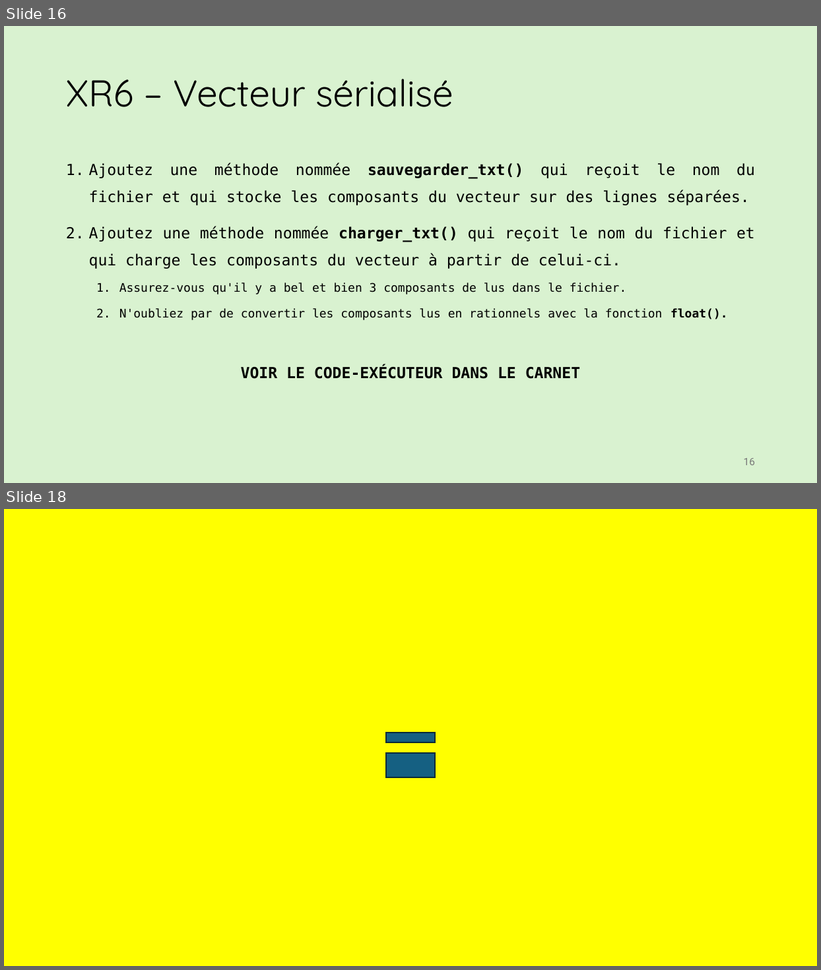
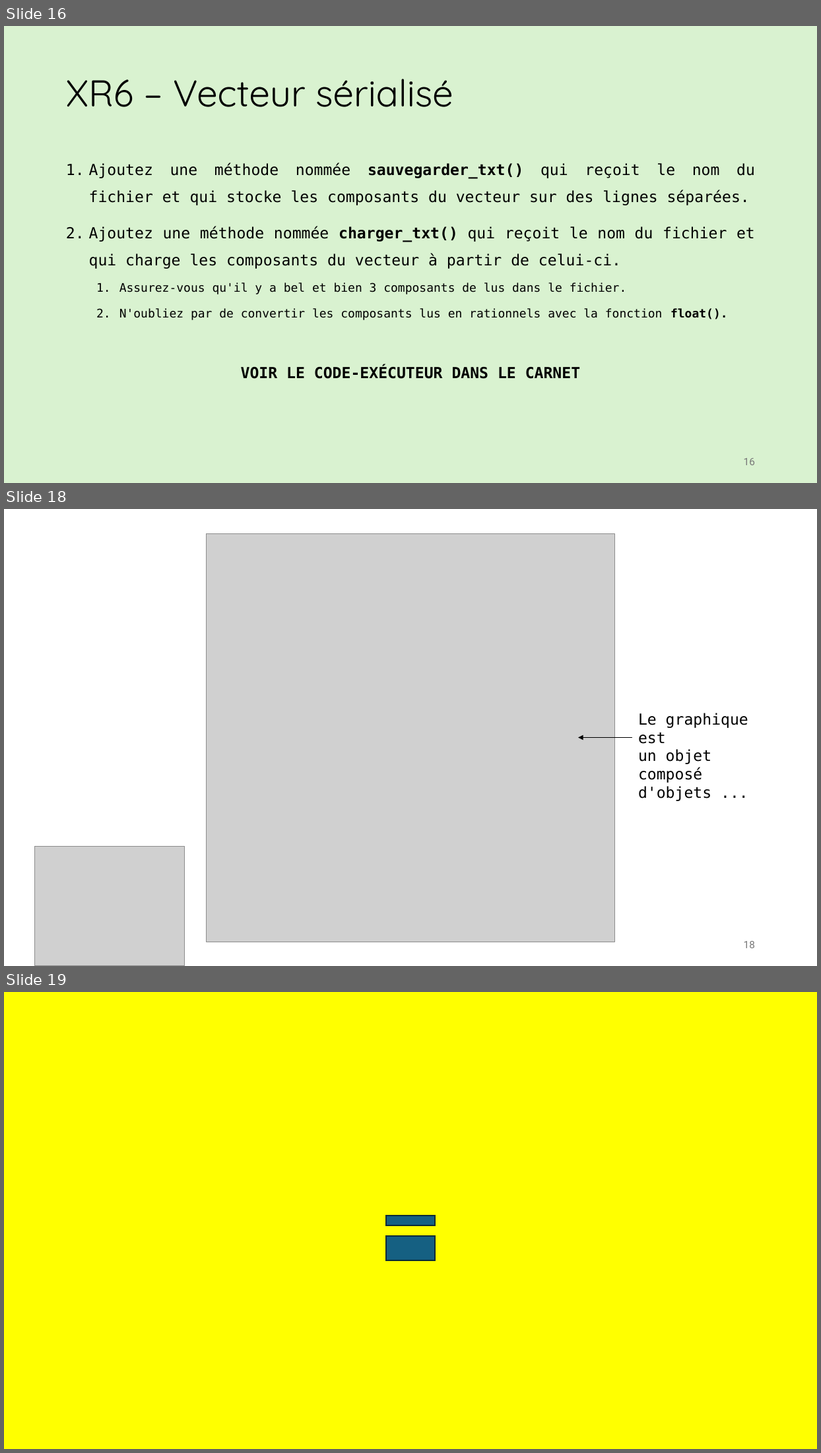
Before and after one commit to iannickgagnon/sagedays_iannick_2026, a slide deck: python_2/presentation_python_2.pptx. Shown one above the other, each under a label of ours: slides 16 and 18 before the commit, slides 16, 18 and 19 after it; the slides between them are not shown. The pictures are 821x970 and 821x1453 pixels, drawn with LibreOffice and Linux fonts; fonts in the diff are those of the drawing; grey boxes stand for pictures. Boxes give left, top, right and bottom in pixels: in the first picture for what was removed or moved away, otherwise in the second. Text is boxed around its words. In the diff, an @@ line names an element or a change of style, - is before the commit and + after.

Commit message:
feat: Add python_2 presentation slide no.19

```diff
--- a/python_2/presentation_python_2.pptx
+++ b/python_2/presentation_python_2.pptx
@@ slide 18 added at (x1=4, y1=509, x2=817, y2=966), background #FFFFFF @@
@@ picture added at (x1=207, y1=534, x2=614, y2=942) @@
@@ text added at (x1=638, y1=713, x2=748, y2=801), 18 pt, text #000000 @@
+Le graphique est
+un objet composé
+d'objets ...
@@ arrow added from (632, 738) to (579, 738), #000000 1.5 pt @@
@@ picture added at (x1=34, y1=846, x2=185, y2=966) @@
@@ page number added at (x1=744, y1=941, x2=755, y2=949), 12 pt, text #797979 @@
+18
@@ what was slide 18 is now slide 19 @@
```
